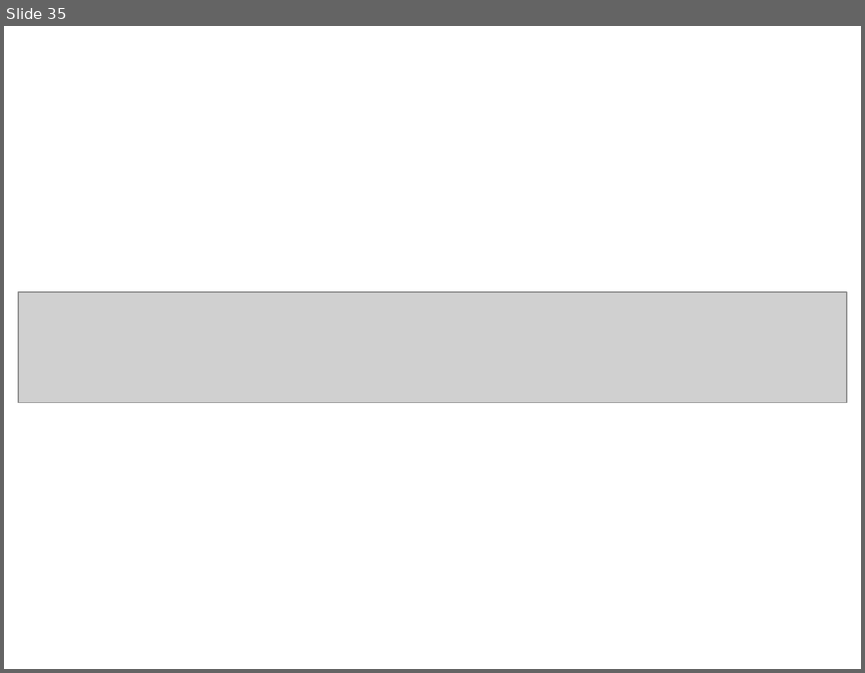
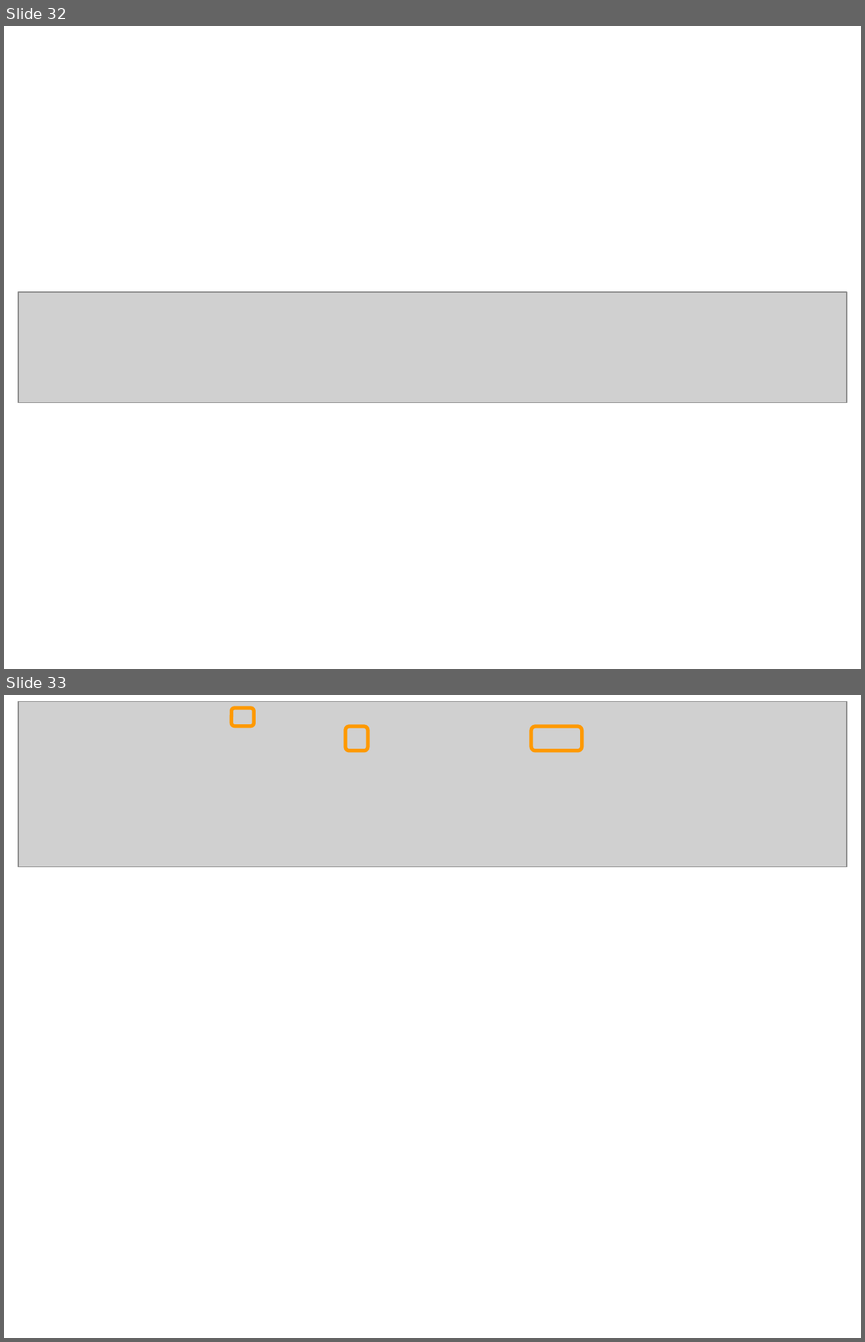
Before and after one commit to csbridge/csbridge2020, a slide deck: docs/slides/Lecture9.pptx. Shown one above the other, each under a label of ours: slide 35 before the commit, slides 32 and 33 after it. The pictures are 865x673 and 865x1342 pixels, drawn with LibreOffice and Linux fonts; fonts in the diff are those of the drawing; grey boxes stand for pictures. Boxes give left, top, right and bottom in pixels: in the first picture for what was removed or moved away, otherwise in the second. Text is boxed around its words. In the diff, an @@ line names an element or a change of style, - is before the commit and + after.

```diff
--- a/docs/slides/Lecture9.pptx
+++ b/docs/slides/Lecture9.pptx
@@ slide 33 added at (4,695,861,1338), background #FFFFFF @@
@@ picture added at (18,702,847,867) @@
@@ rounded rectangle added at (231,708,254,726), outline #FF9900 3 pt @@
@@ rounded rectangle added at (345,726,367,750), outline #FF9900 3 pt @@
@@ rounded rectangle added at (531,726,581,750), outline #FF9900 3 pt @@
@@ what was slide 35 is now slide 32 @@
```
Also in this commit, not shown: 10 slides changed, 4 other slides added, 8 slides removed, 5 other files.
